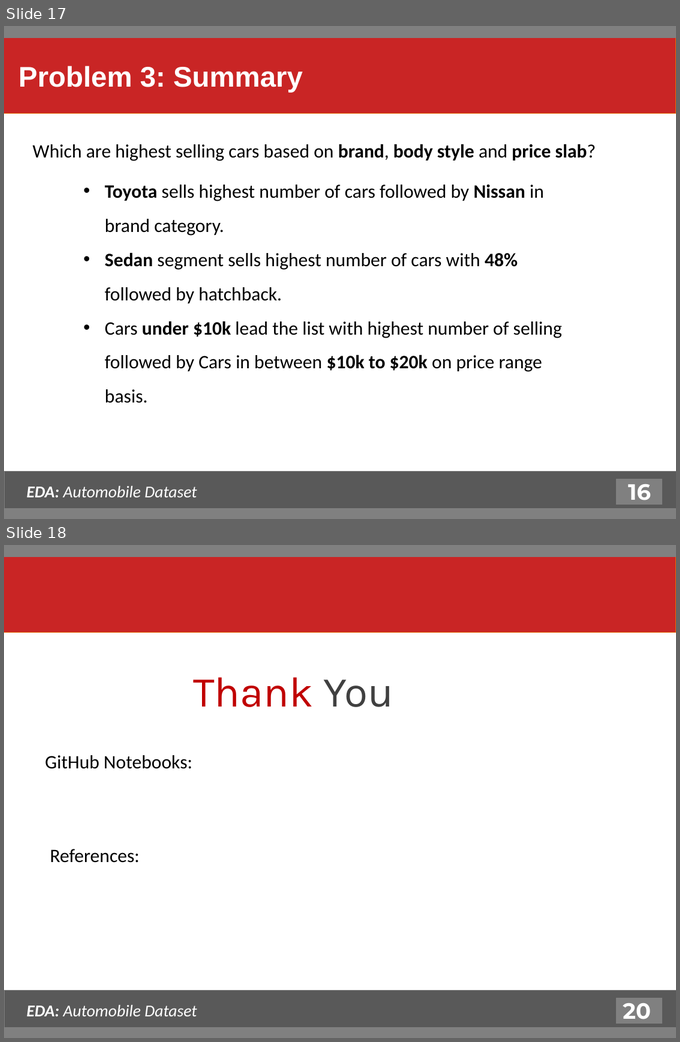
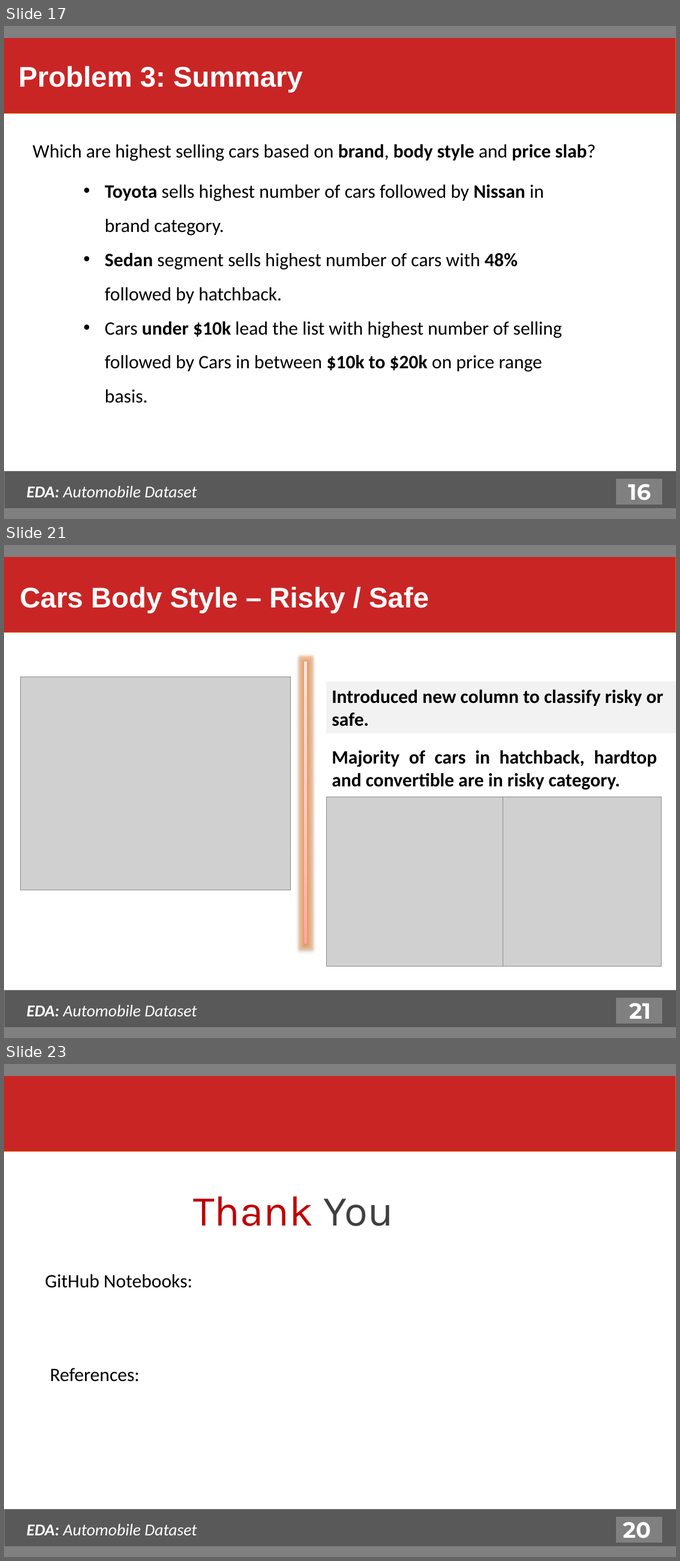
Before and after one commit to purnananda/Automobile_EDA, a slide deck: EDA_Automobile_Dataset.pptx. Shown one above the other, each under a label of ours: slides 17 and 18 before the commit, slides 17, 21 and 23 after it; the slides between them are not shown. The pictures are 680x1042 and 680x1561 pixels, drawn with LibreOffice and Linux fonts; fonts in the diff are those of the drawing; grey boxes stand for pictures. Boxes give left, top, right and bottom in pixels: in the first picture for what was removed or moved away, otherwise in the second. Text is boxed around its words. In the diff, an @@ line names an element or a change of style, - is before the commit and + after.

```diff
--- a/EDA_Automobile_Dataset.pptx
+++ b/EDA_Automobile_Dataset.pptx
@@ slide 21 added at (4,545,676,1038), background #FFFFFF @@
@@ rectangle added at (4,556,676,632), fill #C92525, outline #E46C0A 0.75 pt, 36 pt, text #FFFFFF, bold @@
+Cars Body Style – Risky / Safe
@@ rectangle added at (4,545,676,556), fill #808080, outline #808080 0.75 pt @@
@@ rectangle added at (305,661,307,944), fill gradient #FFA6A5 to #FFC0BF to #FFE7E7 @@
@@ picture added at (21,677,291,890) @@
@@ rectangle added at (326,682,676,733), fill #F2F2F2, 24 pt, text #000000, bold @@
+Introduced new column to classify risky or safe.
@@ text added at (332,750,657,790), 24 pt, text #000000, bold @@
+Majority of cars in hatchback, hardtop and convertible are in risky category.
@@ picture added at (327,797,503,967) @@
@@ picture added at (492,797,661,967) @@
@@ rectangle added at (4,990,676,1029), fill #595959, outline #808080 0.75 pt @@
@@ text added at (27,1005,197,1016), 21 pt, text #FFFFFF, italic @@
+EDA: Automobile Dataset
@@ rectangle added at (615,997,663,1024), fill #808080, outline #595959 2 pt @@
@@ text added at (629,1003,651,1018), 28 pt, text #FFFFFF, bold @@
+21
@@ rectangle added at (4,1027,676,1038), fill #808080, outline #808080 0.75 pt @@
@@ what was slide 18 is now slide 23 @@
```
Also in this commit, not shown: 1 slide changed, 4 other slides added.
